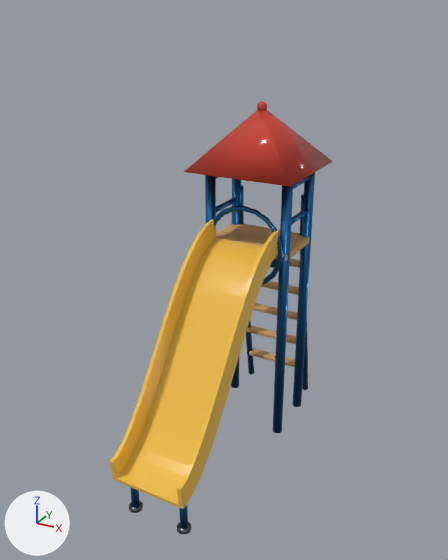
What one commit did to the glTF model web/public/assets/models/playground/slide.glb.
Camera for both pictures: a 50 mm camera at (1.77, -3.23, 2.91) aimed at (0.02, -0.04, 1.32). Arrows for +X, +Y and +Z are at lower left; the lights stay in place. The picture after the commit comes second. Vertices at exactly the same position are counted once.

In view in the first picture: 'slide'.
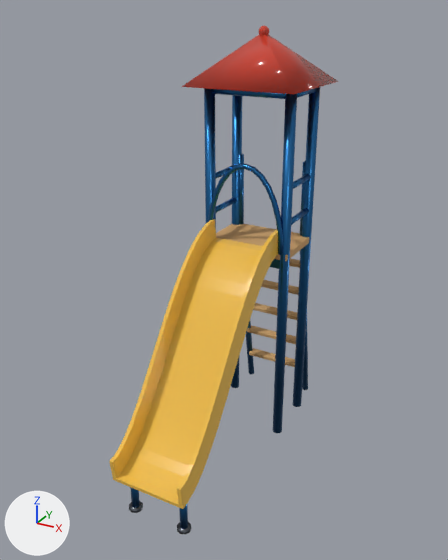
Pixel boxes [x1, y1, x2, y2] of what changed, in the pictures (448 x 560 px; the box of a moved part takes in the faces that stretch with it):
'slide', reshaped (17% taller)
    before: [109, 101, 333, 534]
    after: [109, 26, 339, 534]
part 1 of me_slide, added
    after: [297, 88, 317, 98]
part 2 of me_slide, added
    after: [211, 89, 286, 99]
part 3 of me_slide, moved or reshaped
    before: [184, 110, 333, 187]
    after: [182, 35, 339, 94]
part 4 of me_slide, moved or reshaped
    before: [257, 101, 267, 111]
    after: [258, 26, 270, 35]
part 5 of me_slide, rebuilt (7% wider, 15% taller)
    before: [213, 206, 283, 285]
    after: [208, 164, 283, 255]
part 6 of me_slide, moved or reshaped
    before: [205, 172, 315, 433]
    after: [204, 87, 320, 433]

What changed in the scene script:
```text
Change me_slide:
    used by ob_slide; location = (0.0, 0.0, 0.004)
    remove me_slide.from_pydata(...)  # 1020 vertices, 1928 faces; spans x -0.37..0.37, y -0.97..0.96, z 0.0..2.36
    add me_slide.from_pydata(...)  # 1078 vertices, 2020 faces; spans x -0.37..0.37, y -0.97..0.96, z 0.0..2.8
    me_slide part 1: a new loose piece, an 8-sided cylinder along y spanning x 0.255..0.305, y 0.31..0.69, z 2.405..2.455, in mat_body (blue #2e6fa8)
    me_slide part 2: a new loose piece, an 8-sided cylinder along x spanning x -0.28..0.28, y 0.285..0.335, z 2.405..2.455, in mat_body (blue #2e6fa8)
    me_slide part 3: the loose piece of 8 vertices spanning x -0.37..0.37, y 0.13..0.87, z 1.93..2.31 is scaled about its middle by (1, 1, 0.789), then moved by (0.0, 0.0, 0.49)
    me_slide part 4: the loose piece of 52 vertices spanning x -0.03..0.03, y 0.47..0.53, z 2.28..2.36 is moved by (0.0, 0.0, 0.45)
    me_slide part 5: the loose piece of 120 vertices spanning x -0.29..0.29, y 0.25..0.29, z 1.14..1.72 is rebuilt with 90 vertices and now spans x -0.29..0.29, y 0.25..0.29, z 1.43..2.0
    me_slide part 6
    28 vertices are removed from x -0.31..0.31, y 0.65..0.73, z 1.72..1.95
    100 faces are deleted
    32 vertices in x -0.32..0.31, y 0.28..0.72, z 1.95 move by (0.0, 0.0, 0.51)
    4 vertices move within x -0.25..0.25, y 0.67..0.71, z 1.95
    16 new vertices lie (0.0, 0.0, 2.46) away from vertices in x -0.31..0.31, y 0.65..0.73, z 0.0
    12 new vertices lie (0.0, -0.01, 0.53) away from vertices in x -0.27..0.28, y 0.68..0.72, z 1.42
    100 new faces join them, mat_body (blue #2e6fa8)
    other edits to the shape of me_slide do not show in these pictures
```
